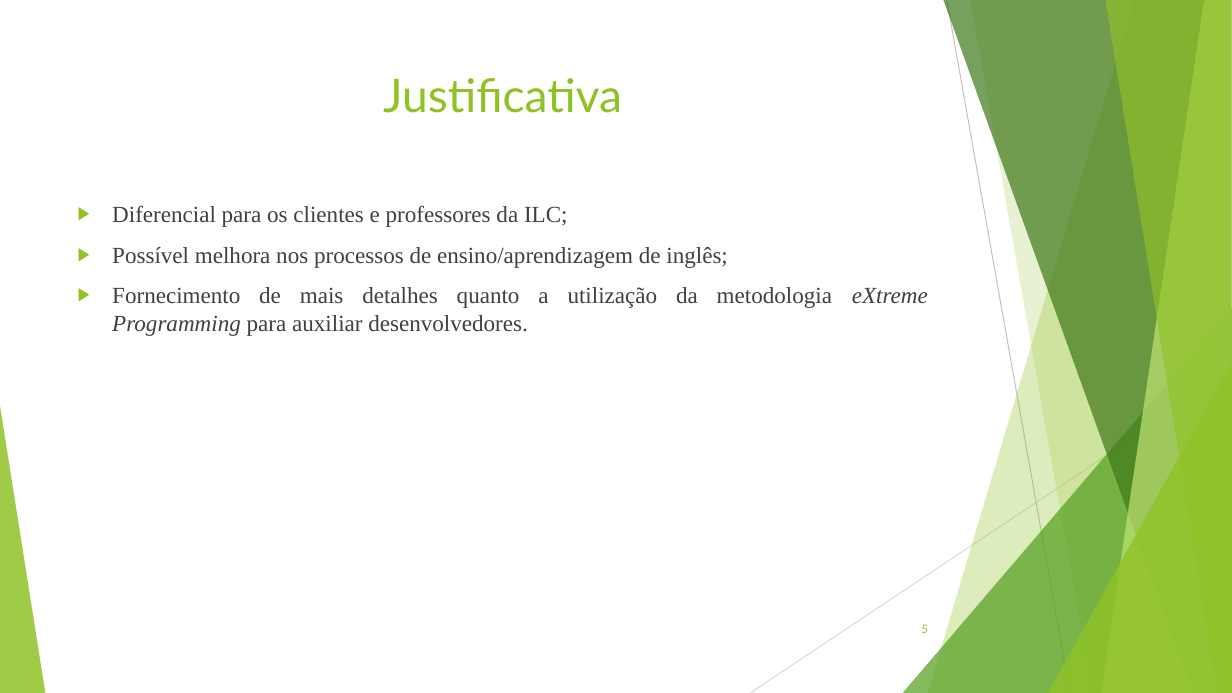
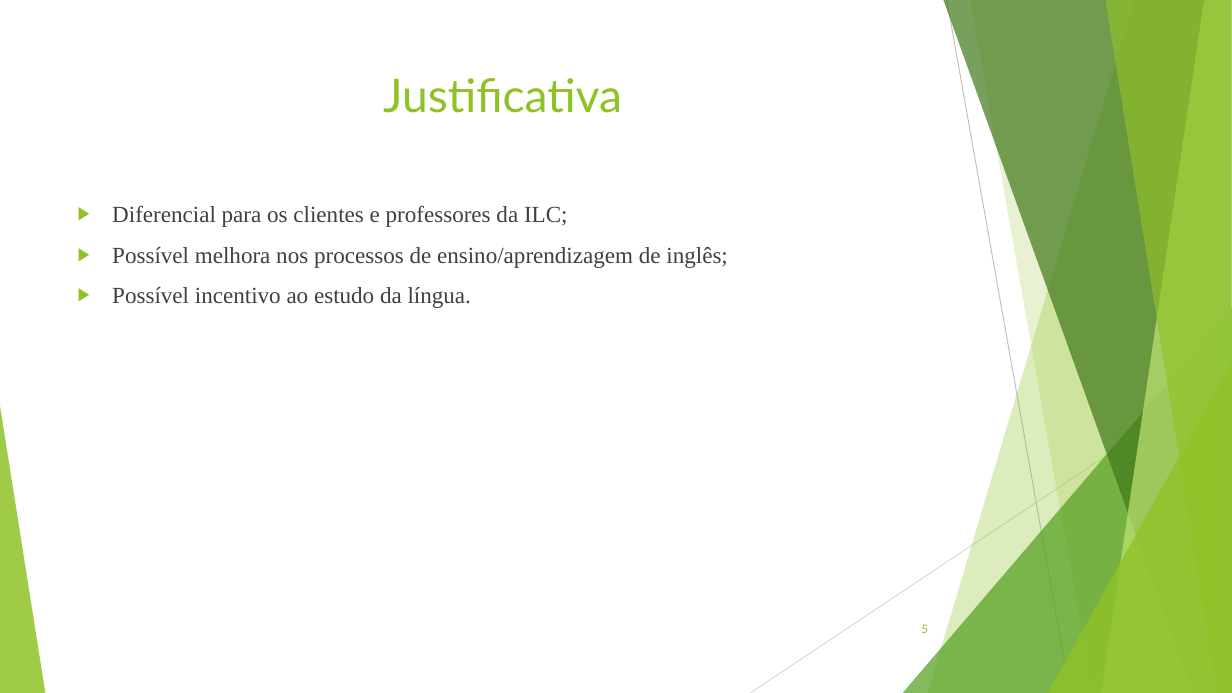
Before and after one commit to ryanlucaslemos/arquivostcc, a slide deck: slide 5 of Projeto de TCC/Slide de Projeto de TCC Apos apresentação - Ryan Lucas Silva Lemos PPT.ppt. Drawn at 1232x693 pixels with LibreOffice and Linux fonts; fonts in the diff are those of the drawing. Boxes give left, top, right and bottom in pixels: in the first picture for what was removed or moved away, otherwise in the second. Text is boxed around its words. In the diff, an @@ line names an element or a change of style, - is before the commit and + after.

```diff
--- a/Projeto de TCC/Slide de Projeto de TCC Apos apresentação - Ryan Lucas Silva Lemos PPT.ppt
+++ b/Projeto de TCC/Slide de Projeto de TCC Apos apresentação - Ryan Lucas Silva Lemos PPT.ppt
@@ text at bbox=[112, 287, 471, 308]: text changed @@
-▶ Fornecimento de mais detalhes quanto a utilização da metodologia eXtreme Programming para auxiliar desenvolvedores.
+▶ Possível incentivo ao estudo da língua.
```
Also in this commit, not shown: 1 other slide changed, 3 other files.
